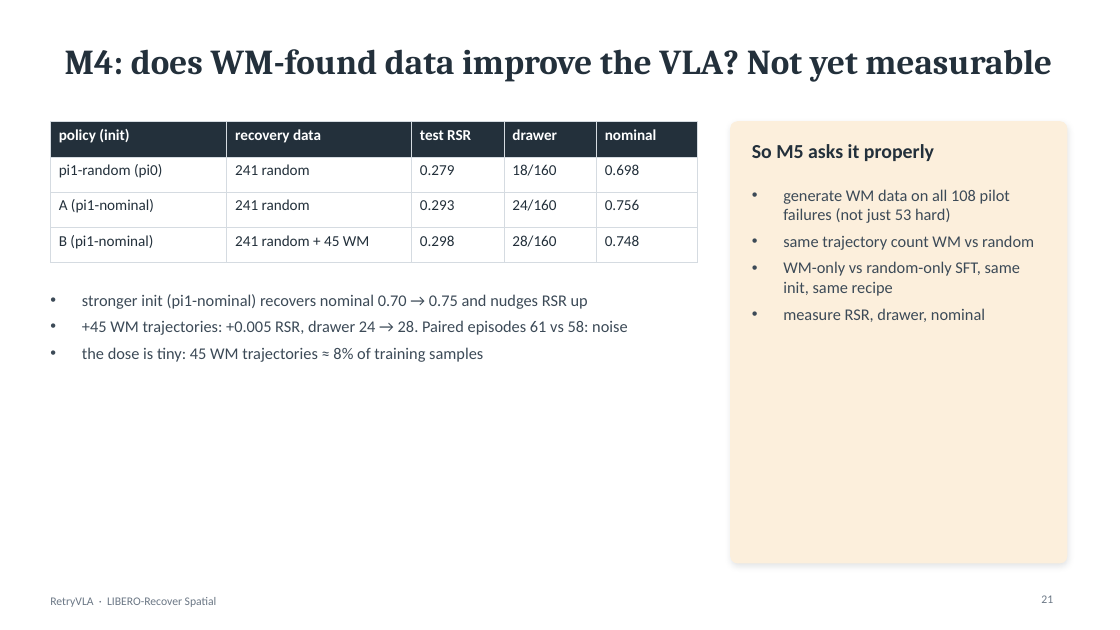
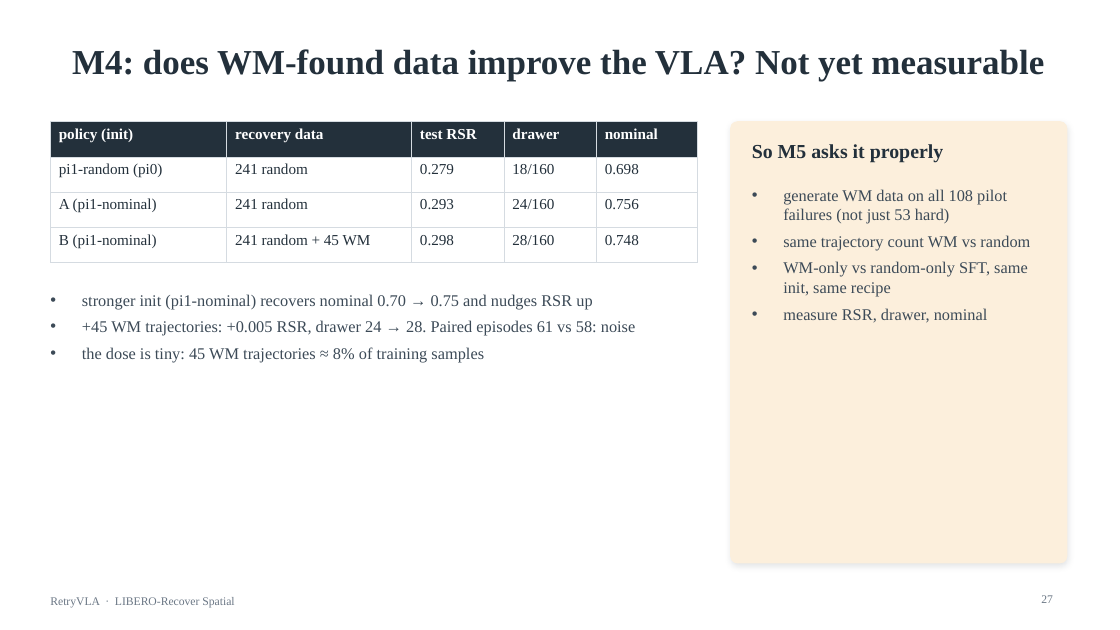
Before and after one commit to ltdoanhwork/RetryVLA, a slide deck: slide 27 of slides/RetryVLA_progress.pptx (slide 21 before the commit). Drawn at 1120x630 pixels with LibreOffice and Linux fonts; fonts in the diff are those of the drawing. Boxes give left, top, right and bottom in pixels: in the first picture for what was removed or moved away, otherwise in the second. Text is boxed around its words. In the diff, an @@ line names an element or a change of style, - is before the commit and + after.

Commit message:
Deck v2: Times New Roman, 11 embedded stage videos (M0 pi0 failures, M1 recoveries, noisy CEM, C1 labels, M3 side-by-side + WM recoveries), serif figures

```diff
--- a/slides/RetryVLA_progress.pptx
+++ b/slides/RetryVLA_progress.pptx
@@ title "M4: does WM-found data improve ..." at (72, 49, 1044, 82): font Cambria to Times New Roman @@
@@ table at (50, 122, 697, 253) @@
@@ font Calibri to Times New Roman @@
@@ font Calibri to Times New Roman in 4 elements at (82, 294, 636, 363), (752, 144, 944, 163), (783, 189, 1030, 323), (50, 597, 234, 608) @@
@@ page number at (1041, 595, 1053, 603): text changed; font Calibri to Times New Roman @@
-21
+27
```
Also in this commit, not shown: 25 other slides changed, 6 slides added, 31 other files.
